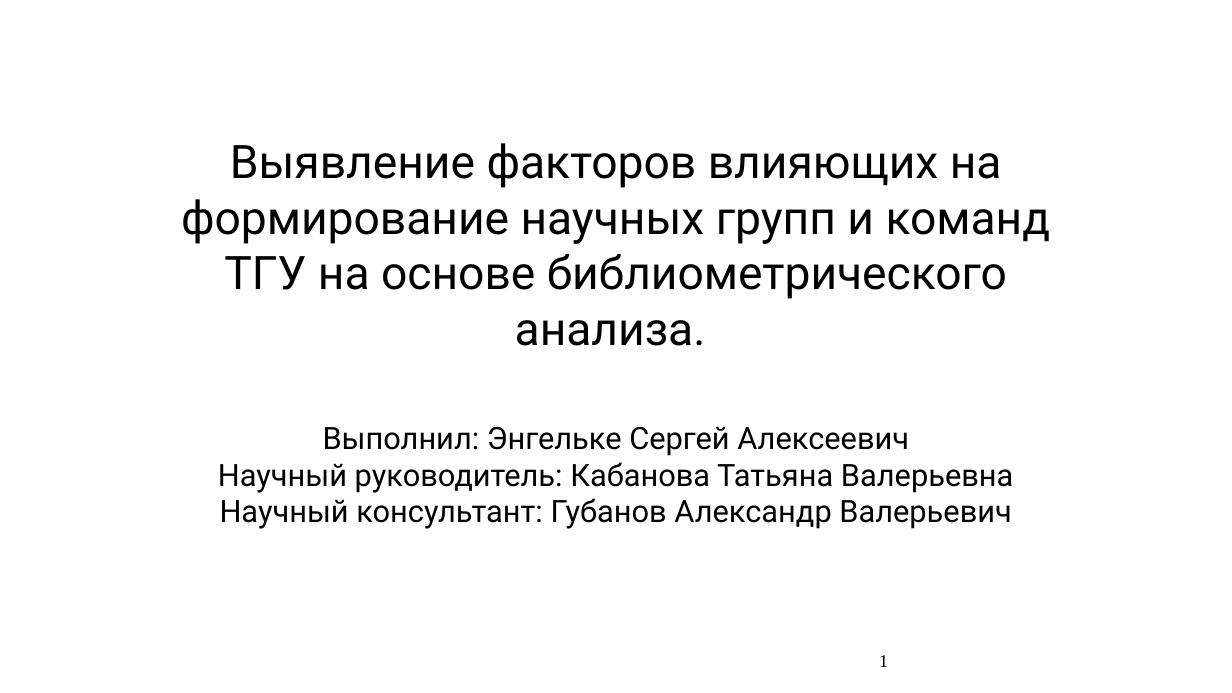
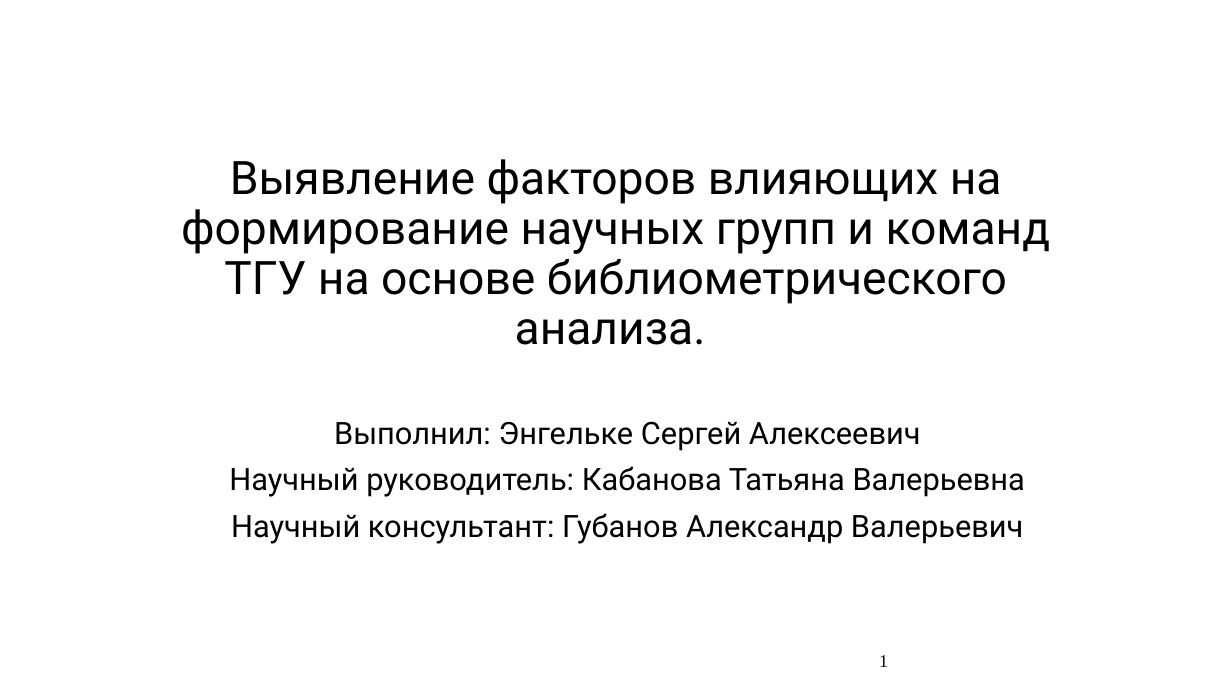
Before and after one commit to Amatikay/TermPaperSlides, a slide deck: slide 1 of SAOM_TermPaper.pptx. Drawn at 1232x693 pixels with LibreOffice and Linux fonts; fonts in the diff are those of the drawing. Boxes give left, top, right and bottom in pixels: in the first picture for what was removed or moved away, otherwise in the second. Text is boxed around its words. In the diff, an @@ line names an element or a change of style, - is before the commit and + after.

```diff
--- a/SAOM_TermPaper.pptx
+++ b/SAOM_TermPaper.pptx
@@ title "Выявление факторов влияющих на формирование ..." at box(181, 159, 1051, 345): line spacing 1 to 0.9 @@
@@ subtitle "Выполнил: Энгельке Сергей Алексеевич" at box(229, 421, 1025, 544): indent changed; line spacing 1 to 0.9; more space between paragraphs @@
```
Also in this commit, not shown: 7 other slides changed, 1 slide added, 1 slide removed.
